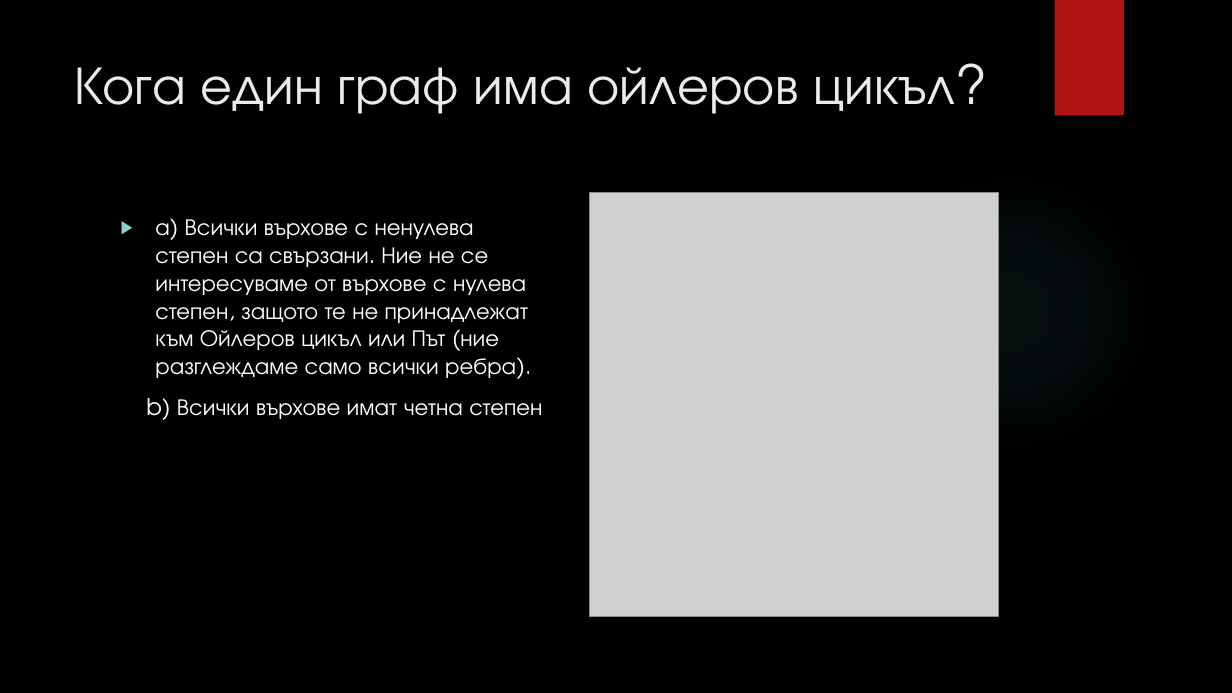
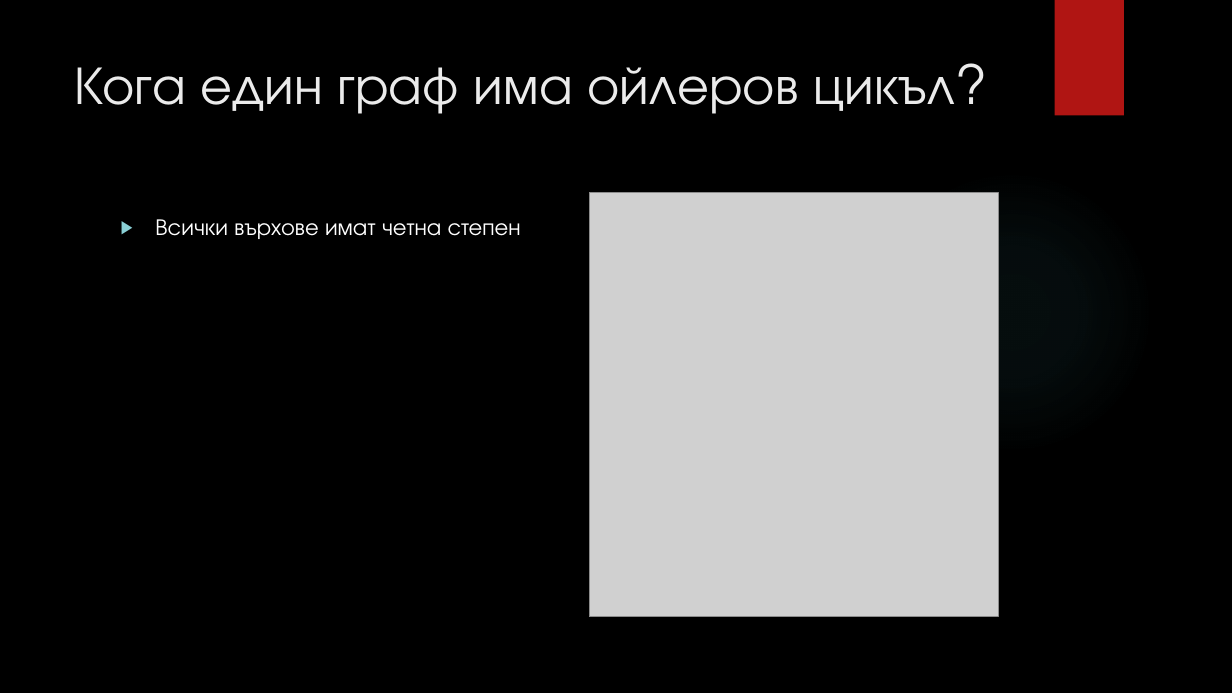
Before and after one commit to Vladikolev0321/Elsys-School, a slide deck: slide 6 of MathFundamnetalsOfProgramming/Graphs/Ойлеров цикъл.pptx. Drawn at 1232x693 pixels with LibreOffice and Linux fonts; fonts in the diff are those of the drawing; grey boxes stand for pictures; background and template pictures are left out. Boxes give left, top, right and bottom in pixels: in the first picture for what was removed or moved away, otherwise in the second. Text is boxed around its words. In the diff, an @@ line names an element or a change of style, - is before the commit and + after.

```diff
--- a/MathFundamnetalsOfProgramming/Graphs/Ойлеров цикъл.pptx
+++ b/MathFundamnetalsOfProgramming/Graphs/Ойлеров цикъл.pptx
@@ text at [155,219,521,239]: text changed @@
-▶ а) Всички върхове с ненулева степен са свързани. Ние не се интересуваме от върхове с нулева степен, защото те не принадлежат към Ойлеров цикъл или Път (ние разглеждаме само всички ребра).
-b) Всички върхове имат четна степен
+▶ Всички върхове имат четна степен
```
Also in this commit, not shown: 4 other slides changed, 14 other files.
